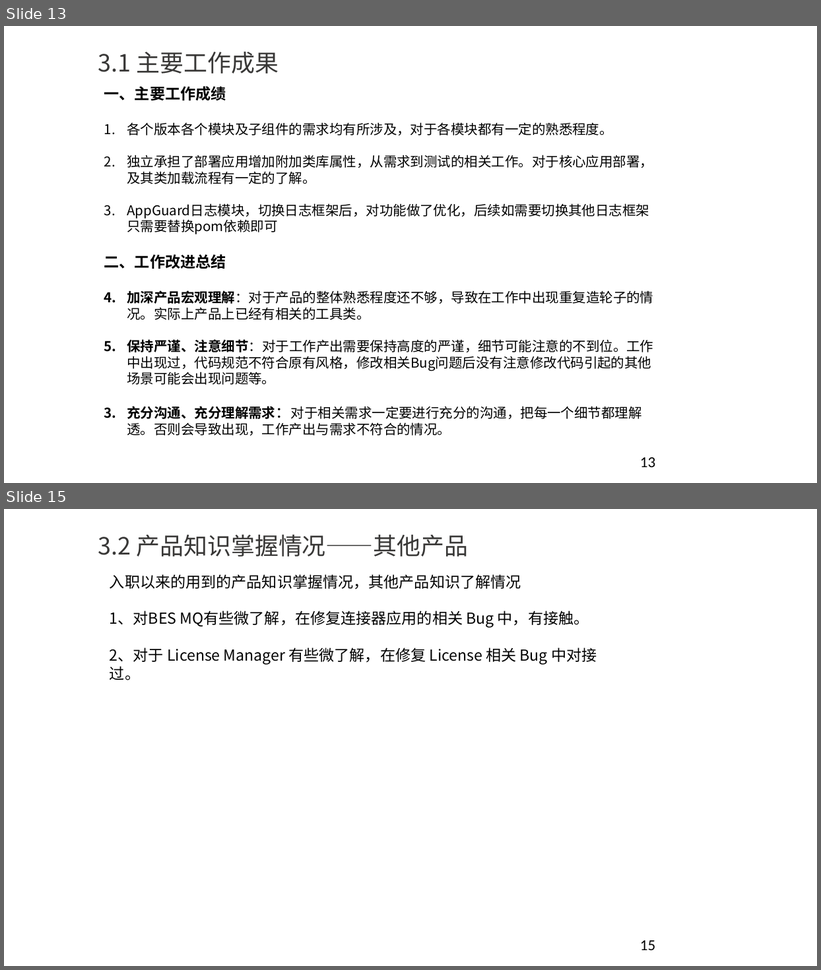
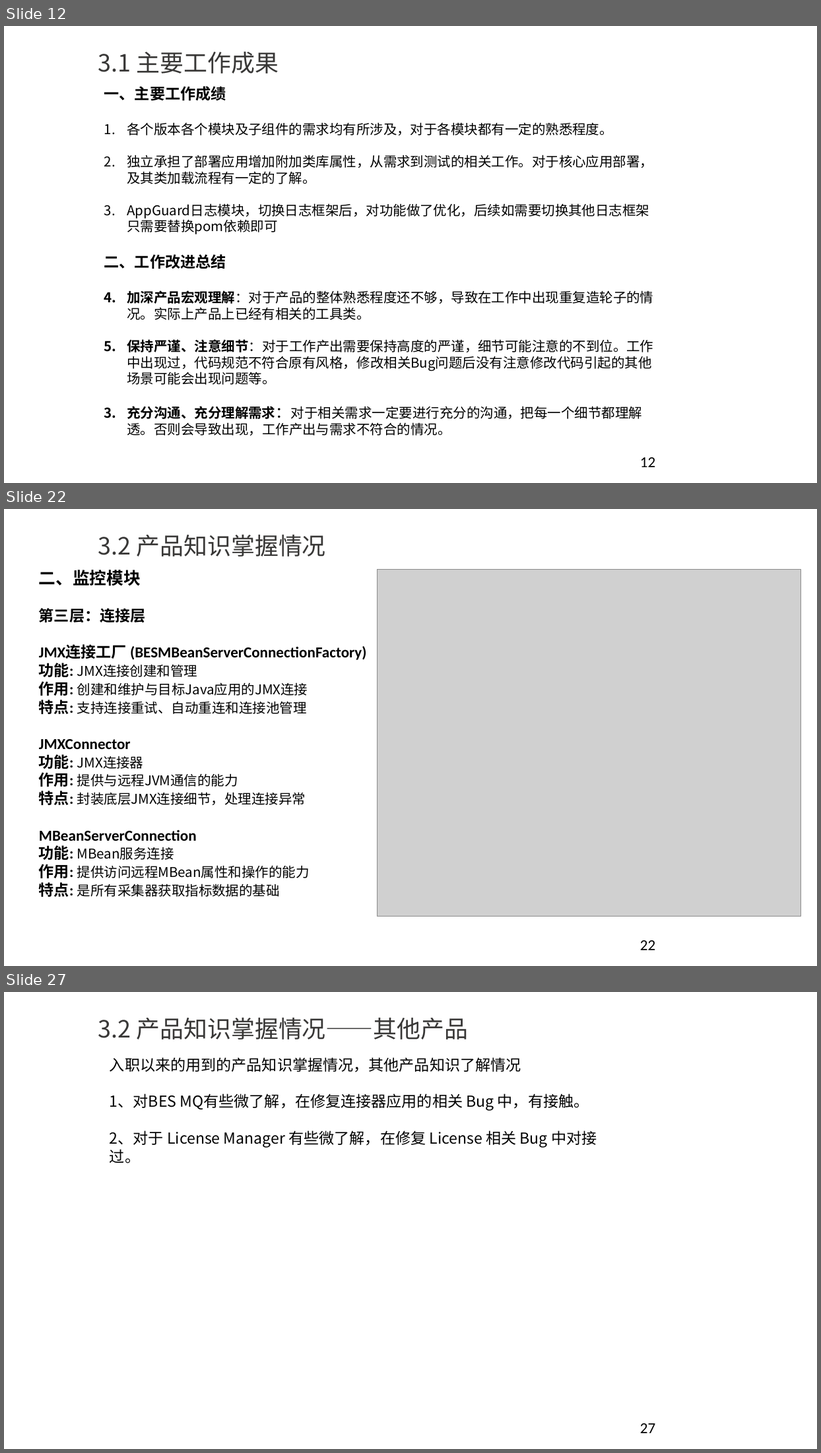
Before and after one commit to YouYouYouYouChe/Documents, a slide deck: 任职资格评审ppt-李世龙.pptx. Shown one above the other, each under a label of ours: slides 13 and 15 before the commit, slides 12, 22 and 27 after it; the slides between them are not shown. The pictures are 821x970 and 821x1453 pixels, drawn with LibreOffice and Linux fonts; fonts in the diff are those of the drawing; grey boxes stand for pictures; background and template pictures are left out. Boxes give left, top, right and bottom in pixels: in the first picture for what was removed or moved away, otherwise in the second. Text is boxed around its words. In the diff, an @@ line names an element or a change of style, - is before the commit and + after.

```diff
--- a/任职资格评审ppt-李世龙.pptx
+++ b/任职资格评审ppt-李世龙.pptx
@@ slide 22 added at box(4, 509, 817, 966), background #FFFFFF @@
@@ title added at box(98, 535, 326, 557), 28 pt, text #383736 @@
+3.2 产品知识掌握情况
@@ text added at box(39, 570, 367, 897), 16 pt, text #000000 @@
+二、监控模块
+第三层：连接层
+JMX连接工厂 (BESMBeanServerConnectionFactory)
+功能: JMX连接创建和管理
+作用: 创建和维护与目标Java应用的JMX连接
+特点: 支持连接重试、自动重连和连接池管理
+JMXConnector
+功能: JMX连接器
+作用: 提供与远程JVM通信的能力
+特点: 封装底层JMX连接细节，处理连接异常
+MBeanServerConnection
+功能: MBean服务连接
+作用: 提供访问远程MBean属性和操作的能力
+特点: 是所有采集器获取指标数据的基础
@@ picture added at box(378, 569, 801, 916) @@
@@ page number added at box(640, 941, 655, 951), 18 pt, text #000000 @@
+22
@@ what was slide 13 is now slide 12 @@
@@ page number at box(640, 458, 655, 468): text changed @@
-13
+12
@@ what was slide 15 is now slide 27 @@
@@ page number at box(640, 1424, 655, 1434): text changed @@
-15
+27
```
Also in this commit, not shown: 13 other slides added, 2 slides removed.
